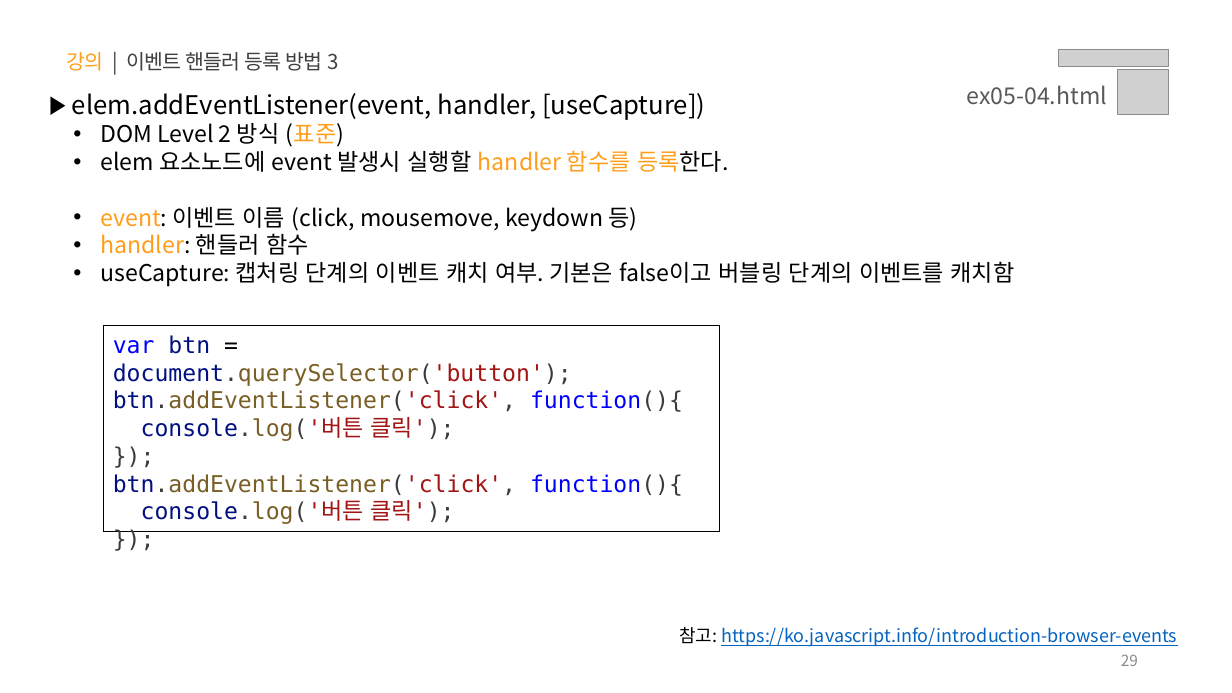
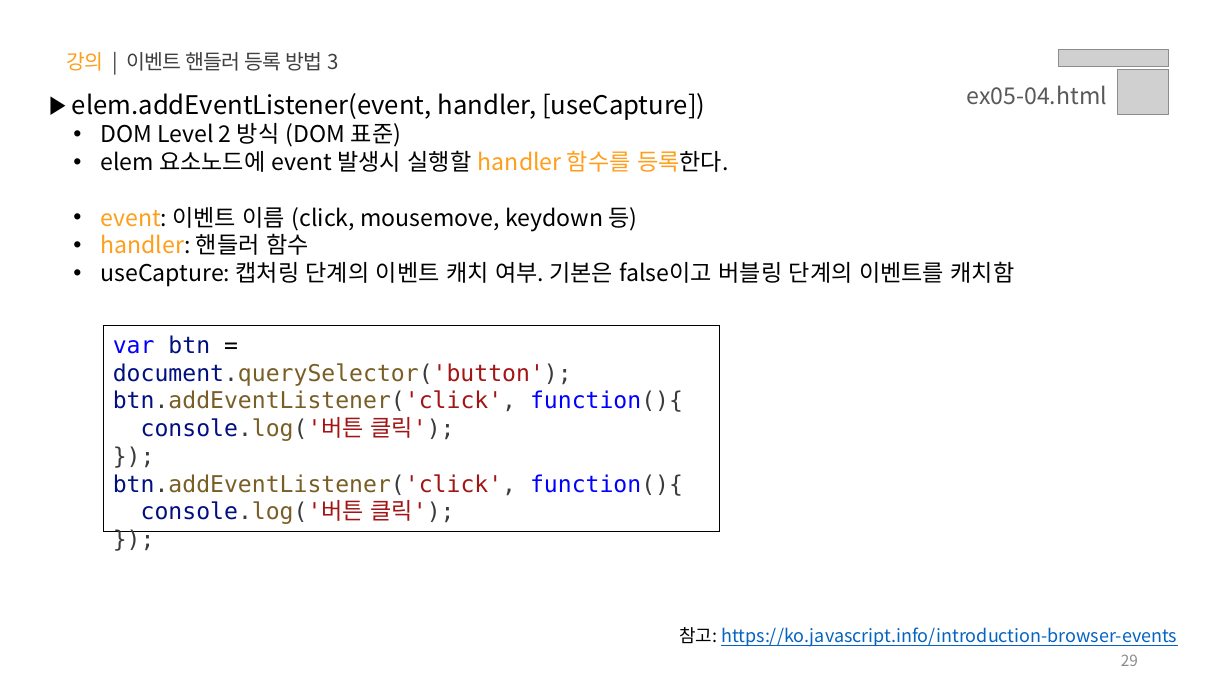
Before and after one commit to YouVin/JS, a slide deck: slide 29 of PPT/05.자바스크립트 - 클라이언트 사이드(Event, DOM, Ajax, Web APIs).pptx. Drawn at 1232x693 pixels with LibreOffice and Linux fonts; fonts in the diff are those of the drawing; grey boxes stand for pictures. Boxes give left, top, right and bottom in pixels: in the first picture for what was removed or moved away, otherwise in the second. Text is boxed around its words. In the diff, an @@ line names an element or a change of style, - is before the commit and + after.

```diff
--- a/PPT/05.자바스크립트 - 클라이언트 사이드(Event, DOM, Ajax, Web APIs).pptx
+++ b/PPT/05.자바스크립트 - 클라이언트 사이드(Event, DOM, Ajax, Web APIs).pptx
@@ text at bbox=[100, 123, 401, 147]: text changed @@
-  • DOM Level 2 방식 (표준)
+  • DOM Level 2 방식 (DOM 표준)
```
Also in this commit, not shown: 6 other slides changed, 23 slides added.
